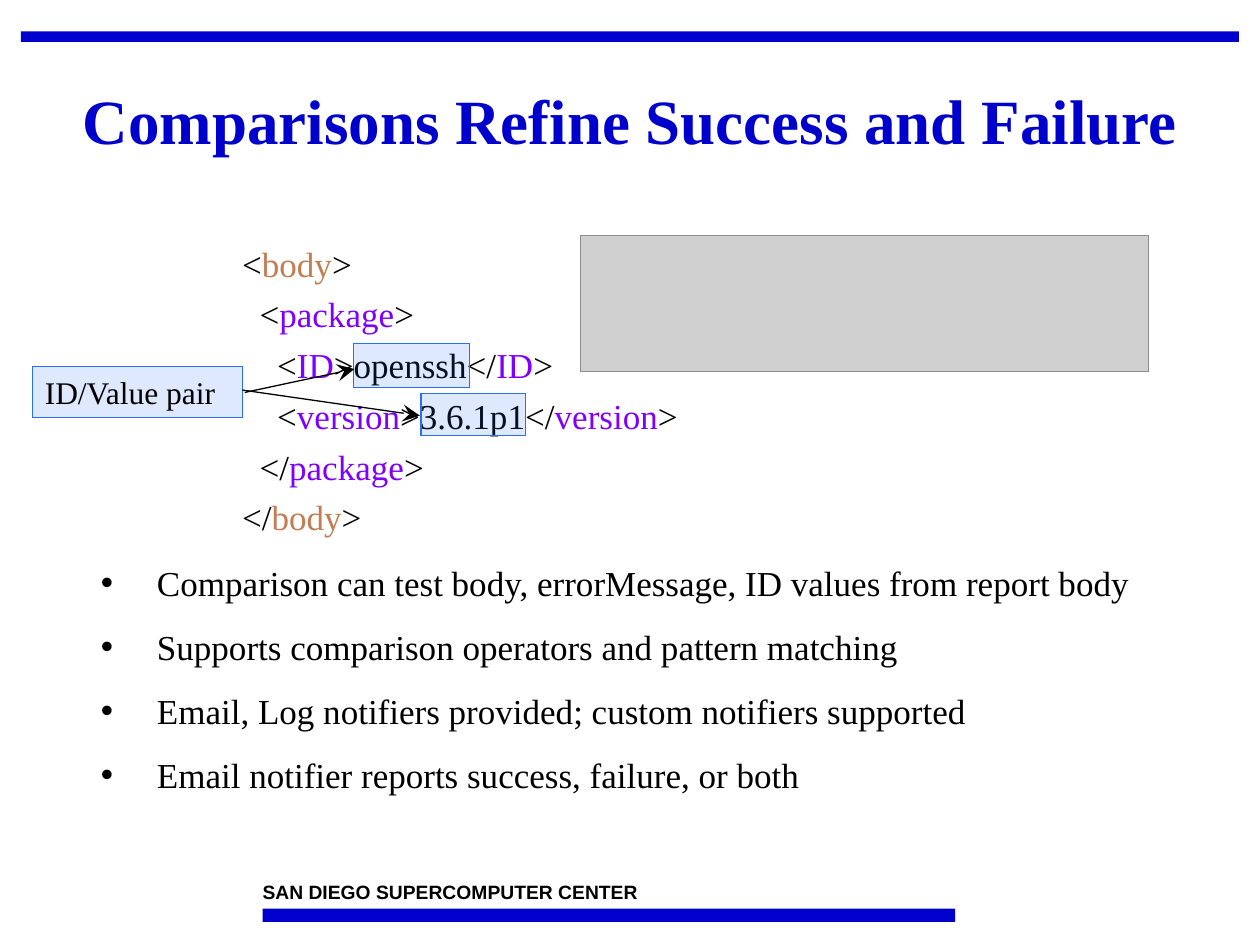
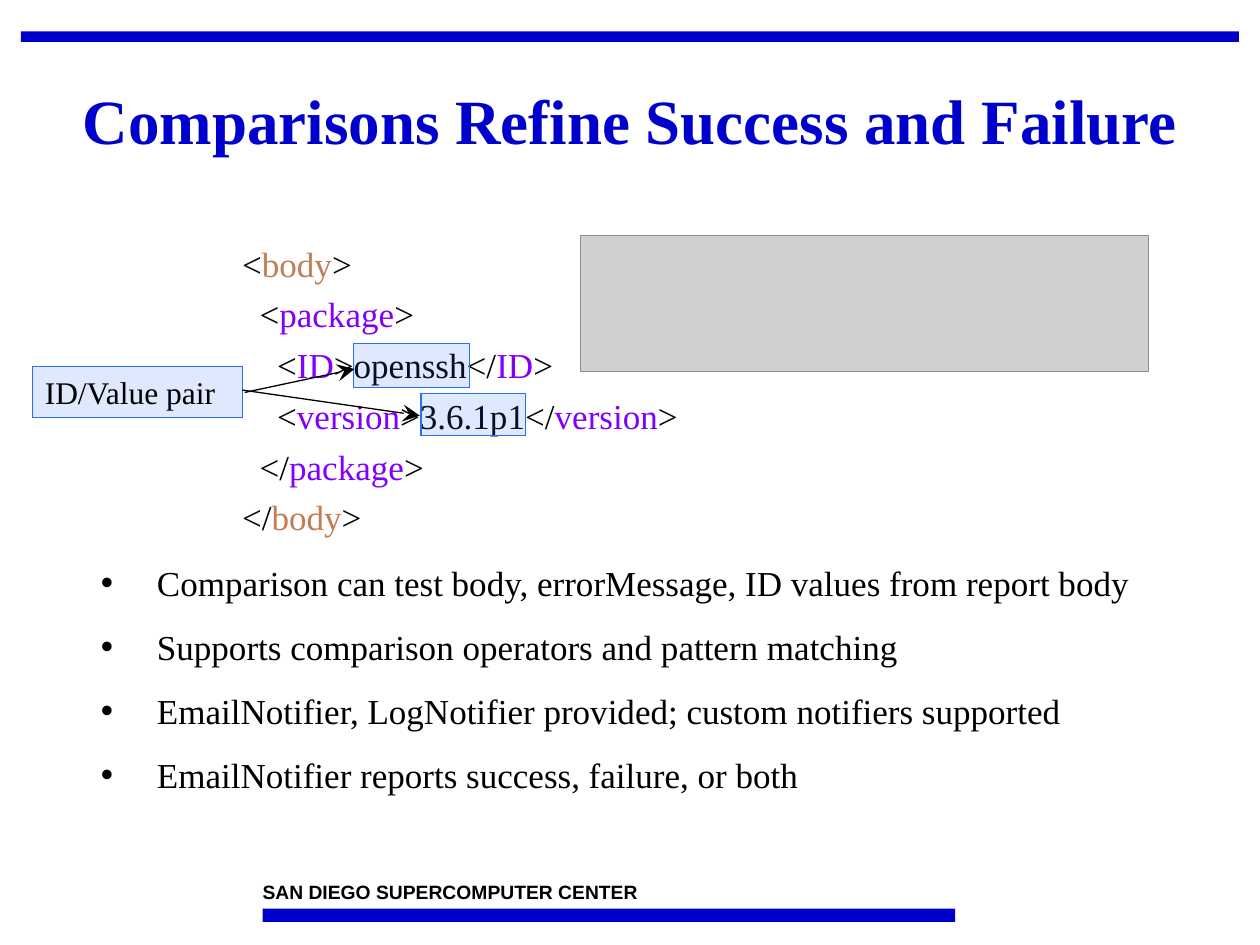
Before and after one commit to IncaProject/inca-xsede, a slide deck: slide 16 of talks/2008workshop/incat.ppt. Drawn at 1260x945 pixels with LibreOffice and Linux fonts; fonts in the diff are those of the drawing; grey boxes stand for pictures; background and template pictures are left out. Boxes give left, top, right and bottom in pixels: in the first picture for what was removed or moved away, otherwise in the second. Text is boxed around its words. In the diff, an @@ line names an element or a change of style, - is before the commit and + after.

```diff
--- a/talks/2008workshop/incat.ppt
+++ b/talks/2008workshop/incat.ppt
@@ text at <box>157,699,1060,795</box>: text changed @@
-• Email, Log notifiers provided; custom notifiers supported
-• Email notifier reports success, failure, or both
+• EmailNotifier, LogNotifier provided; custom notifiers supported
+• EmailNotifier reports success, failure, or both
```
Also in this commit, not shown: 11 other slides changed.
